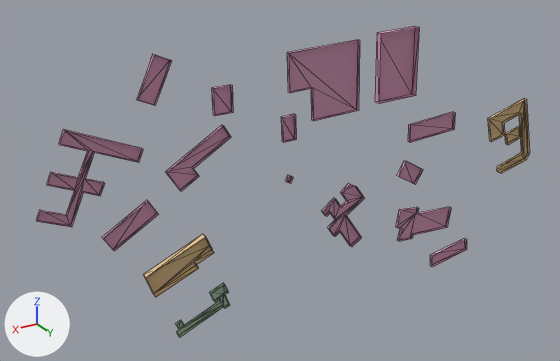
Two versions of the OBJ model src/kickboard_sim/models/knu_campus/meshes/buildings_k26.obj, one commit apart.
One viewpoint serves both versions: a 50 mm lens placed at (579.0, 582.0, 363.0), pointed at (214.0, -26.0, 58.0). Lighting does not change. The marker at lower left points along +X, +Y and +Z. The older version comes first. Mesh edges are drawn as thin lines. Where no turn or scale is listed for an object, it has been applied to the vertices.

In view in the first picture: 'buildings_k26'.
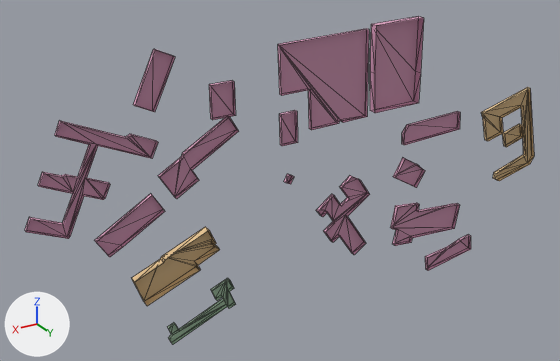
Changed parts and their boxes [x1, y1, x2, y2] in the pictures (560 x 361 px; the box of a moved part takes in the faces that stretch with it):
'buildings_k26', reshaped: before [36, 26, 530, 337]; after [25, 16, 534, 344]
part 1 of me_buildings_k26, moved or reshaped: before [282, 114, 296, 143]; after [279, 110, 298, 146]
part 2 of me_buildings_k26, moved or reshaped: before [322, 183, 364, 247]; after [316, 176, 370, 255]
part 3 of me_buildings_k26, moved or reshaped: before [212, 84, 233, 116]; after [209, 80, 236, 120]
part 4 of me_buildings_k26, moved or reshaped: before [505, 126, 521, 145]; after [502, 124, 523, 147]
part 5 of me_buildings_k26, rebuilt (21% wider, 22% taller): before [175, 283, 230, 337]; after [168, 278, 235, 344]
part 6 of me_buildings_k26, rebuilt (26% wider, 23% taller): before [488, 98, 530, 174]; after [481, 87, 534, 181]
part 7 of me_buildings_k26, rebuilt (24% wider, 25% taller): before [143, 234, 214, 297]; after [132, 227, 220, 306]
part 8 of me_buildings_k26, rebuilt (24% wider, 24% taller): before [287, 39, 360, 121]; after [278, 28, 369, 130]
part 9 of me_buildings_k26, rebuilt (22% wider, 24% taller): before [165, 125, 231, 191]; after [158, 117, 239, 199]
part 10 of me_buildings_k26, rebuilt (22% wider, 24% taller): before [375, 26, 419, 104]; after [370, 16, 424, 113]
part 11 of me_buildings_k26, rebuilt (22% wider, 22% taller): before [285, 175, 293, 183]; after [284, 174, 294, 184]
part 12 of me_buildings_k26, rebuilt (24% wider, 23% taller): before [430, 238, 467, 267]; after [425, 235, 471, 271]
part 13 of me_buildings_k26, rebuilt (19% wider, 21% taller): before [136, 54, 171, 106]; after [133, 49, 175, 112]
part 14 of me_buildings_k26, rebuilt (22% wider, 19% taller): before [397, 160, 423, 185]; after [393, 158, 425, 188]
part 15 of me_buildings_k26, rebuilt (25% wider, 25% taller): before [102, 200, 158, 251]; after [95, 193, 165, 257]
part 16 of me_buildings_k26, rebuilt (23% wider, 9% taller): before [408, 112, 455, 143]; after [402, 111, 460, 145]
part 17 of me_buildings_k26, moved or reshaped: before [36, 129, 143, 227]; after [25, 120, 158, 239]
part 18 of me_buildings_k26, moved or reshaped: before [396, 207, 451, 242]; after [390, 203, 460, 246]

The change, as a diff of the scene's bpy script:
```diff
--- a/src/kickboard_sim/models/knu_campus/meshes/buildings_k26.obj.py
+++ b/src/kickboard_sim/models/knu_campus/meshes/buildings_k26.obj.py
@@ me_buildings_k26 @@
-me_buildings_k26.from_pydata(...)  # 266 vertices, 363 faces; spans x -113.0..458.0, y -6.0..1.0, z -82.0..208.0
+me_buildings_k26.from_pydata(...)  # 346 vertices, 483 faces; spans x -121.0..468.0, y -8.0..1.0, z -85.0..212.0
+# me_buildings_k26 part 1: the loose piece of 8 vertices spanning x 213.0..227.0, y -3.0..1.0, z 109.0..134.0 is scaled about its middle by (1.25, 1.24, 1.25)
+# me_buildings_k26 part 2: the loose piece of 34 vertices spanning x 128.0..180.0, y -3.0..1.0, z -24.0..49.0 is scaled about its middle by (1.25, 1.24, 1.25), then moved by (0.0, 0.0, -1.0)
+# me_buildings_k26 part 3: the loose piece of 8 vertices spanning x 278.0..297.0, y -3.0..1.0, z 147.0..172.0 is scaled about its middle by (1.25, 1.24, 1.25)
+# me_buildings_k26 part 4: the loose piece of 8 vertices spanning x -95.0..-71.0, y -3.0..1.0, z 49.0..67.0 is scaled about its middle by (1.25, 1.24, 1.25)
+# me_buildings_k26 part 5: the loose piece of 32 vertices spanning x 287.0..344.0, y -3.0..0.0, z -67.0..-23.0 is rebuilt with 34 vertices and now spans x 281.0..352.0, y -3.0..0.0, z -72.0..-20.0
+# me_buildings_k26 part 6: the loose piece of 26 vertices spanning x -113.0..-41.0, y -3.0..1.0, z 14.0..100.0 is rebuilt with 36 vertices and now spans x -121.0..-31.0, y -4.0..1.0, z 5.0..112.0
+# me_buildings_k26 part 7: the loose piece of 14 vertices spanning x 302.0..370.0, y -6.0..1.0, z -16.0..33.0 is rebuilt with 28 vertices and now spans x 296.0..381.0, y -8.0..1.0, z -22.0..39.0
+# me_buildings_k26 part 8: the loose piece of 12 vertices spanning x 141.0..221.0, y -3.0..1.0, z 125.0..196.0 is rebuilt with 22 vertices and now spans x 130.0..230.0, y -4.0..1.0, z 116.0..205.0
+# me_buildings_k26 part 9: the loose piece of 12 vertices spanning x 281.0..344.0, y -3.0..1.0, z 83.0..137.0 is rebuilt with 18 vertices and now spans x 273.0..351.0, y -4.0..1.0, z 77.0..144.0
+# me_buildings_k26 part 10: the loose piece of 8 vertices spanning x 69.0..118.0, y -6.0..1.0, z 129.0..200.0 is rebuilt with 12 vertices and now spans x 65.0..124.0, y -8.0..1.0, z 120.0..209.0
+# me_buildings_k26 part 11: the loose piece of 8 vertices spanning x 216.0..223.0, y -3.0..1.0, z 66.0..74.0 is rebuilt with 8 vertices and now spans x 215.0..223.0, y -4.0..1.0, z 65.0..75.0
+# me_buildings_k26 part 12: the loose piece of 8 vertices spanning x -27.0..28.0, y -3.0..0.0, z -82.0..-59.0 is rebuilt with 12 vertices and now spans x -33.0..34.0, y -4.0..0.0, z -85.0..-57.0
+# me_buildings_k26 part 13: the loose piece of 8 vertices spanning x 334.0..366.0, y -3.0..1.0, z 165.0..208.0 is rebuilt with 10 vertices and now spans x 331.0..368.0, y -4.0..1.0, z 160.0..212.0
+# me_buildings_k26 part 14: the loose piece of 8 vertices spanning x 51.0..85.0, y -3.0..1.0, z 29.0..59.0 is rebuilt with 12 vertices and now spans x 48.0..89.0, y -4.0..1.0, z 25.0..63.0
+# me_buildings_k26 part 15: the loose piece of 8 vertices spanning x 354.0..406.0, y -3.0..1.0, z 42.0..81.0 is rebuilt with 10 vertices and now spans x 348.0..412.0, y -4.0..1.0, z 37.0..86.0
+# me_buildings_k26 part 16: the loose piece of 8 vertices spanning x 11.0..73.0, y -3.0..1.0, z 79.0..102.0 is rebuilt with 10 vertices and now spans x 4.0..81.0, y -4.0..1.0, z 78.0..102.0
+# me_buildings_k26 part 17: 35 vertices removed from x 364.0..458.0, y -3.0..1.0, z 74.0..158.0; 49 vertices added at x 350.0..468.0, y -4.0..1.0, z 64.0..165.0
+# me_buildings_k26 part 18: 19 vertices removed from x 5.0..82.0, y -3.0..1.0, z -36.0..3.0; 25 vertices added at x -8.0..88.0, y -4.0..1.0, z -41.0..8.0
 me_buildings_k26.materials.append(mat_zone1)
```
